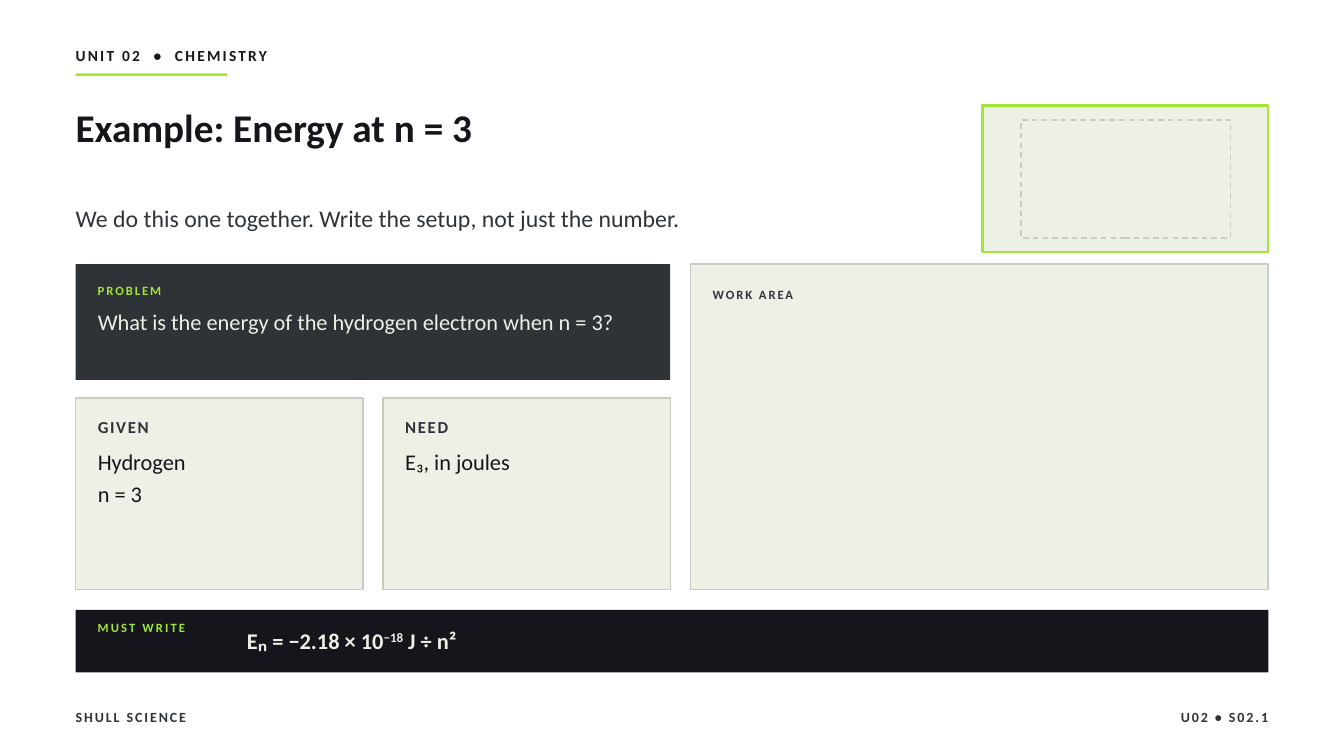
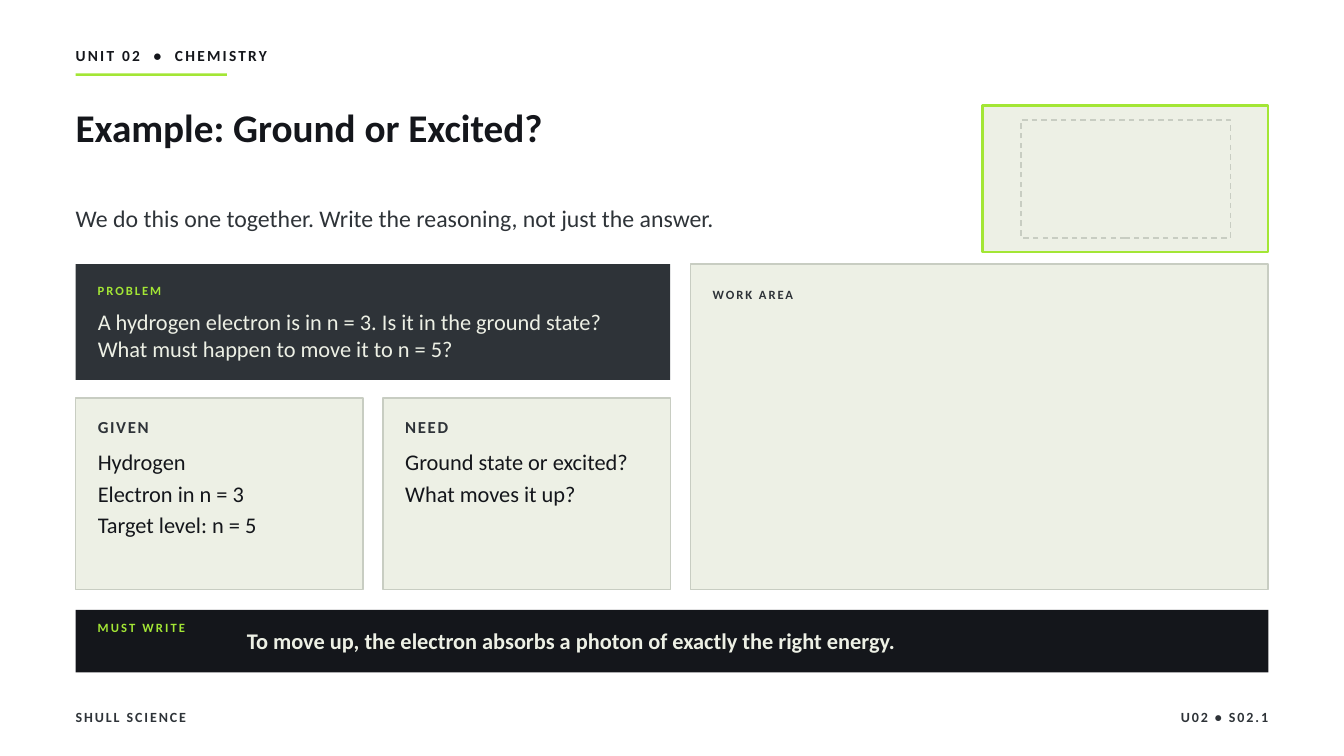
Before and after one commit to Hayabusa015/WorkWork, a slide deck: slide 13 of deliverables/chem-u02/SHULL_CHEM_Slides_U02_S02.1.pptx (slide 10 before the commit). Drawn at 1344x756 pixels with LibreOffice and Linux fonts; fonts in the diff are those of the drawing. Boxes give left, top, right and bottom in pixels: in the first picture for what was removed or moved away, otherwise in the second. Text is boxed around its words. In the diff, an @@ line names an element or a change of style, - is before the commit and + after.

```diff
--- a/deliverables/chem-u02/SHULL_CHEM_Slides_U02_S02.1.pptx
+++ b/deliverables/chem-u02/SHULL_CHEM_Slides_U02_S02.1.pptx
@@ title at box(76, 114, 542, 148): text changed @@
-Example: Energy at n = 3
+Example: Ground or Excited?
@@ text at box(76, 210, 714, 231): text changed @@
-We do this one together. Write the setup, not just the number.
+We do this one together. Write the reasoning, not just the answer.
@@ text at box(98, 314, 601, 361): text changed @@
-What is the energy of the hydrogen electron when n = 3?
+A hydrogen electron is in n = 3. Is it in the ground state? What must happen to move it to n = 5?
@@ text at box(405, 454, 628, 506): text changed @@
-E₃, in joules
+Ground state or excited?
+What moves it up?
@@ text at box(98, 486, 256, 537): text changed @@
-n = 3
+Electron in n = 3
+Target level: n = 5
@@ text at box(247, 633, 895, 653): text changed @@
-Eₙ = −2.18 × 10−18 J ÷ n²
+To move up, the electron absorbs a photon of exactly the right energy.
```
Also in this commit, not shown: 11 other slides changed, 1 slide added, 1 slide removed, 7 other files.
